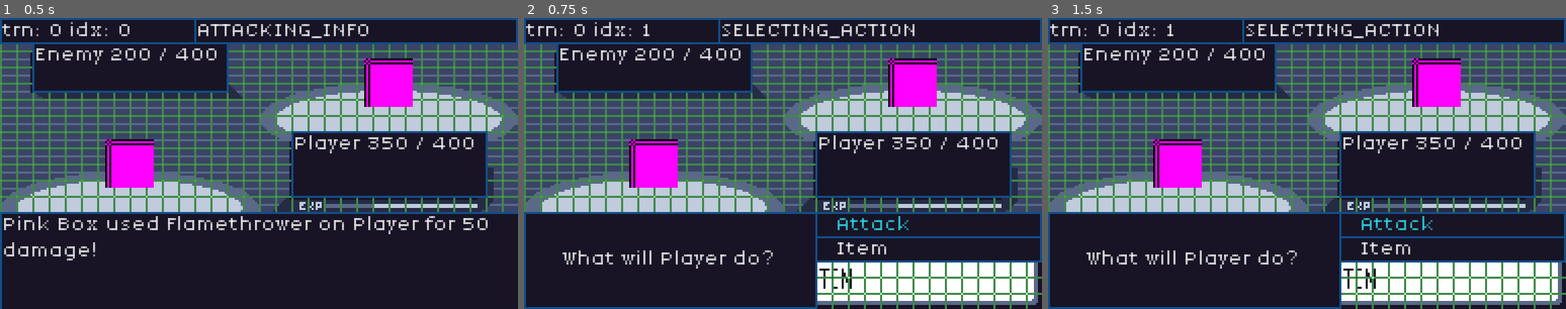
Above: before the commit, frames 1-3 (left to right).
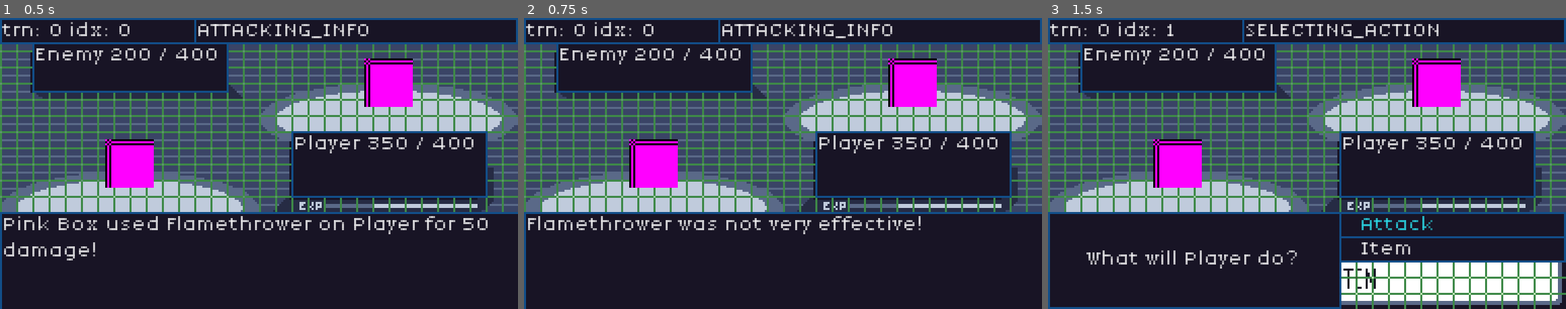
Above: after the commit, the same moments.

Repository: JakeTaussig/rpg-rougelike
Game: Godot game, scene res://scenes/battle.tscn
Same seed, same stepped clock (60 frames per second), same inputs: the game is played once before the commit and once after it.
Inputs (mouse positions are in pixels of both pictures, inside the frame that each line leads up to):
- Up to frame 1 (0.5 s): no input
- Up to frame 2 (0.75 s): click "Continue" at 0.5 s
- Up to frame 3 (1.5 s): click (1307, 259) at 1.25 s, where only the run after the commit has a clickable "Continue"

Frame 1 is identical in both runs. In frame 2, 9.8% of the frame differs, in the area x 0-100%, y 2-100%; in frame 3, nothing differs.

Commit message:
remove _wait_for_action; increment message index in `_on_continue_button_pressed`

Diff:
--- a/scripts/battle.gd
+++ b/scripts/battle.gd
@@ -5,6 +5,8 @@
 enum State {SELECTING_ACTION, SELECTING_ATTACK, ENEMY_ATTACK, ATTACKING_INFO, INCREMENT_TURN, GAME_END}
 var state: State = State.SELECTING_ACTION
 var lastFocusedMoveIndex: int = 0
+var message_index: int = 0
+var messages: Array = []
 
 # Called when the node enters the scene tree for the first time.
 func _ready() -> void:
@@ -21,7 +23,7 @@
 		return
 
 # The label_text can be turned into an Array of strings if we end up needing to pass multiple messages.
-func _update_state(new_state: State, messages: Array = []):
+func _update_state(new_state: State, _messages: Array = []):
 	var old_state = state
 	state = new_state
 	%StateDisplay.text = State.keys()[state]
@@ -36,6 +38,7 @@
 	elif old_state == State.ATTACKING_INFO:
 		%BattleStatus.visible = false
 		%ContinueButton.release_focus()
+		messages = []
 		if %Enemy.hp <= 0:
 			%BattleStatus.text = "%s defeated %s" % [%Player.character_name, %Enemy.character_name]
 			_update_state(State.GAME_END)
@@ -47,7 +50,7 @@
 
 	if state == State.SELECTING_ACTION:
 		%PlayerPrompt.visible = true
-		%PlayerPrompt.text = messages[0]
+		%PlayerPrompt.text = _messages[0]
 		%Action.visible = true
 		%Action.get_child(0).grab_focus()
 
@@ -68,15 +71,11 @@
 
 	elif state == State.ATTACKING_INFO:
 		_render_hp()
-		var index = 0
-		for message in messages:
-			index += 1
-			%BattleStatus.visible = true
-			%BattleStatus.text = message
-			if not index == messages.size():
-				await _wait_for_action("ui_accept")
 		%BattleStatus.visible = true
 		%ContinueButton.grab_focus()
+		messages = _messages
+		message_index = 0
+		%BattleStatus.text = _messages[message_index]
 
 	elif state == State.INCREMENT_TURN:
 		turn_order_index += 1
@@ -116,30 +115,30 @@
 		_on_move_selected(index, %Enemy)
 
 func _on_move_selected(index: int, target: BattleParticipant) -> void:
-	var messages = []
+	var _messages = []
 	var attacker: BattleParticipant = battle_participants[turn_order_index]
 	var results = attacker.use_move(index, target)
 	var used_move_name = results["move"].move_name
 	var damage = results["damage"]
 	var move_hit = results["move_hit"]
 	if not move_hit:
-		messages.append("%s missed %s!" % [attacker.character_name, used_move_name])
+		_messages.append("%s missed %s!" % [attacker.character_name, used_move_name])
 	elif damage > 0:
 		var effectiveness_multiplier: float = attacker.get_effectiveness_modifier(attacker.moves[index], target)
-		messages.append("%s used %s on %s for %d damage!" % [attacker.character_name, used_move_name, target.character_name, damage])
+		_messages.append("%s used %s on %s for %d damage!" % [attacker.character_name, used_move_name, target.character_name, damage])
 
 		if effectiveness_multiplier > 1.0:
-			messages.append("%s was super effective!" % used_move_name)
+			_messages.append("%s was super effective!" % used_move_name)
 
 		elif effectiveness_multiplier < 1.0:
-			messages.append("%s was not very effective!" % used_move_name)
+			_messages.append("%s was not very effective!" % used_move_name)
 
 	# This should only be status effects for now
 	else:
 		var status_effect_string = String(MovesData.StatusEffect.find_key(target.status_effect)).to_lower()
-		messages.append("%s used %s and applied %s on %s!" % [attacker.character_name, used_move_name, status_effect_string, target.character_name])
+		_messages.append("%s used %s and applied %s on %s!" % [attacker.character_name, used_move_name, status_effect_string, target.character_name])
 
-	_update_state(State.ATTACKING_INFO, messages)
+	_update_state(State.ATTACKING_INFO, _messages)
 
 func _render_hp() -> void:
 	%EnemyPanel.text = "Enemy " + str(%Enemy.hp) + " / " + str(%Enemy.max_hp)
@@ -147,9 +146,13 @@
 
 func _on_continue_button_pressed() -> void:
 	if state == State.ATTACKING_INFO:
-		_update_state(State.INCREMENT_TURN)
-		return
-	if state == State.GAME_END:
+		message_index += 1
+		if message_index < messages.size():
+			%BattleStatus.text = messages[message_index]
+		else:
+			_update_state(State.INCREMENT_TURN)
+			return
+	elif state == State.GAME_END:
 		get_tree().quit()
 
 func _on_attack_pressed() -> void:
@@ -173,10 +176,3 @@
 			%MovesMenu.get_child(i).set_theme_type_variation("DisabledButton")
 		else:
 			%MovesMenu.get_child(i).set_theme_type_variation("Button")
-
-func _wait_for_action(action: String):
-	await get_tree().process_frame
-	while true:
-		await get_tree().process_frame
-		if Input.is_action_just_pressed(action):
-			break
